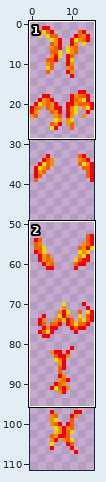
Sprite sheet: Weapon/skydale/textures/item/ignis_m.png. The picture above shows the old version from afar; the outline marks the close-up.
Close-up. First the earlier version:
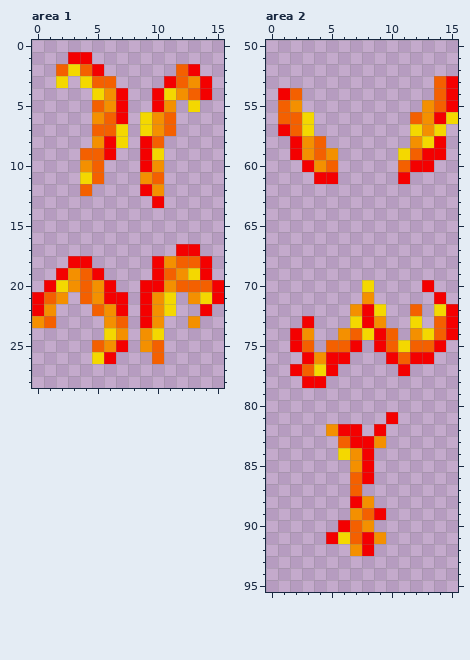
The file is 16x112 pixels. Shown: area 1: x 0..15, y 0..28; area 2: x 0..15, y 50..95.
New version:
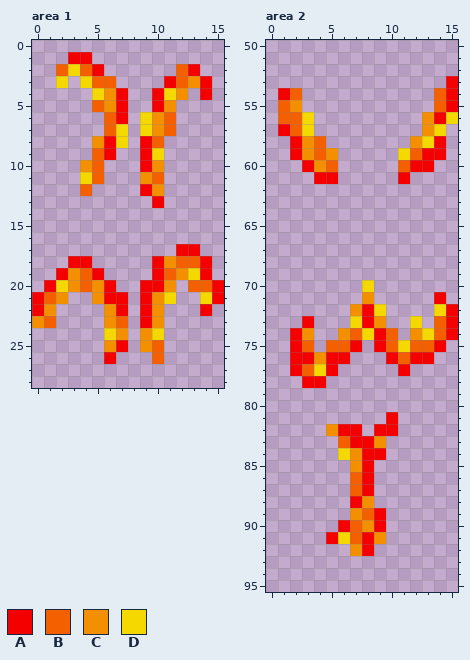
Palette (. is transparent): A #f40000  B #f46000  C #f49000  D #f4d800
Change:
Area 1:
y 4: x 13 B -> .
y 5: x 13 D -> .
y 6: x 5 C -> .
y 7: x 5 B -> .
y 9: x 4 B -> .
y 20: x 12 B -> .
y 21: x 4 B -> .; x 13 C -> .
y 22: x 5 B -> .; x 11 D -> .
y 23: x 13 C -> .
y 25: x 5 B -> .
y 26: x 5 D -> .
Area 2:
y 53: x 14 B -> .
y 55: x 13 C -> .
y 56: x 12 B -> .
y 57: x 12 D -> .
y 70: x 13 A -> .
y 72: x 12 B -> .
y 76: x 2 . -> A
y 82: x 10 . -> A
y 84: x 9 . -> A
y 87: x 8 . -> A
y 90: x 9 . -> A
